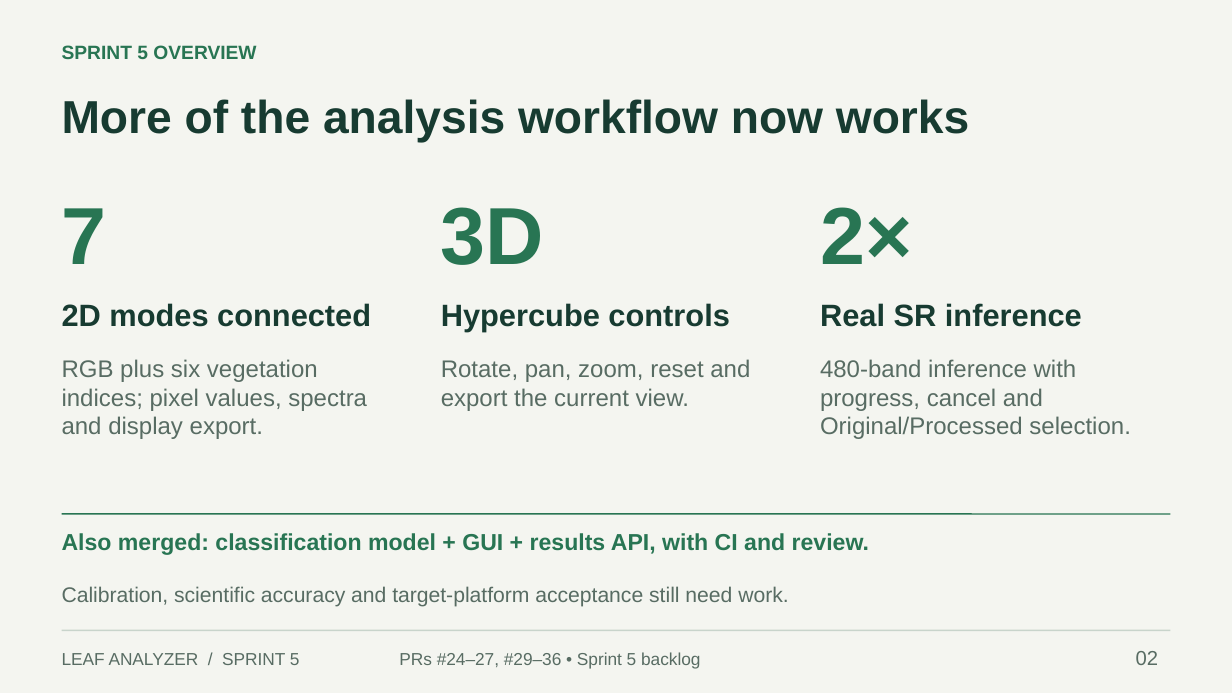
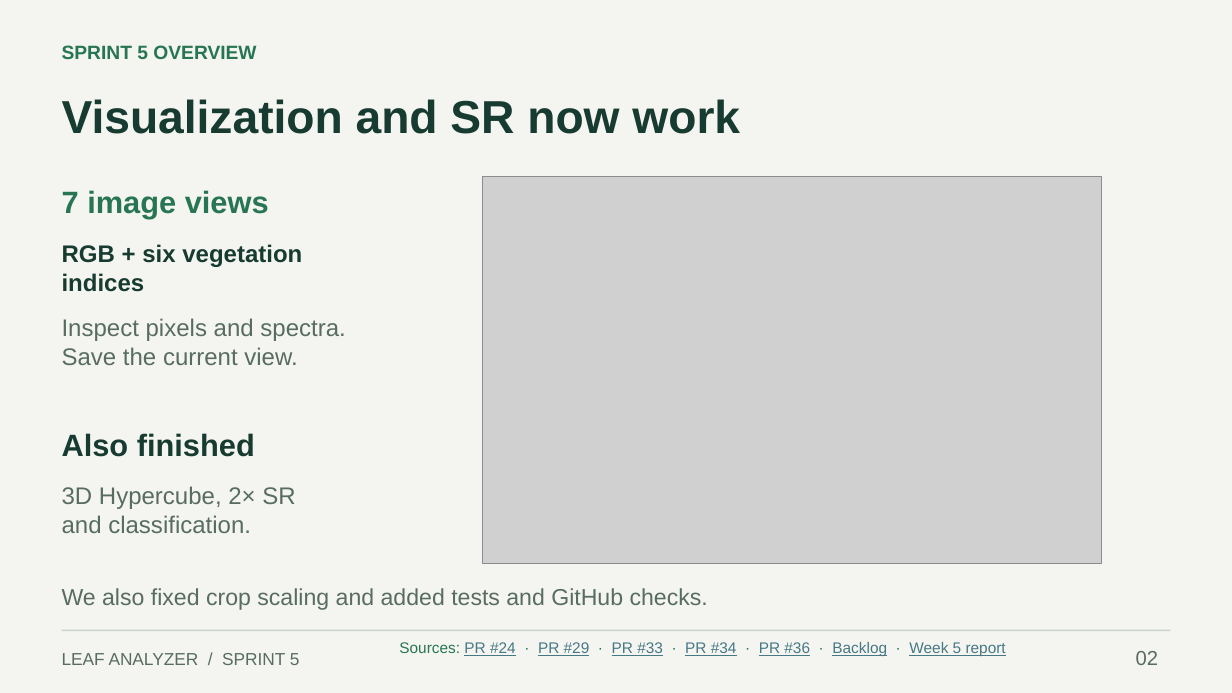
Before and after one commit to Techlauncher-LeafAnalyzer/Hyperspectral-Image-Inspector, a slide deck: slide 2 of docs/presentations/Sprint-5-Review.pptx. Drawn at 1232x693 pixels with LibreOffice and Linux fonts; fonts in the diff are those of the drawing; grey boxes stand for pictures. Boxes give left, top, right and bottom in pixels: in the first picture for what was removed or moved away, otherwise in the second. Text is boxed around its words. In the diff, an @@ line names an element or a change of style, - is before the commit and + after.

Commit message:
docs: simplify sprint review and add linked visual evidence

```diff
--- a/docs/presentations/Sprint-5-Review.pptx
+++ b/docs/presentations/Sprint-5-Review.pptx
@@ text at box(62, 99, 740, 134): text changed @@
-More of the analysis workflow now works
+Visualization and SR now work
@@ picture added at box(482, 177, 1102, 564) @@
@@ text at box(62, 190, 269, 219): text changed; size 63 to 24 pt @@
-7
+7 image views
@@ text removed at box(441, 207, 544, 265) @@
-3D
@@ text removed at box(820, 207, 912, 264) @@
-2×
@@ text at box(62, 244, 302, 292): text changed; size 24 to 18.8 pt @@
-2D modes connected
+RGB + six vegetation indices
@@ text at box(62, 318, 345, 365): text changed @@
-RGB plus six vegetation indices; pixel values, spectra and display export.
+Inspect pixels and spectra.
+Save the current view.
@@ text removed at box(441, 303, 729, 331) @@
-Hypercube controls
@@ text removed at box(820, 303, 1082, 327) @@
-Real SR inference
@@ text removed at box(441, 359, 750, 411) @@
-Rotate, pan, zoom, reset and export the current view.
@@ text added at box(62, 433, 255, 457), 24 pt, text #173B31, bold @@
+Also finished
@@ text at box(62, 486, 295, 533): text changed @@
-480-band inference with progress, cancel and Original/Processed selection.
+3D Hypercube, 2× SR
+and classification.
@@ line removed from (62, 514) to (1171, 514) @@
@@ text removed at box(62, 533, 869, 555) @@
-Also merged: classification model + GUI + results API, with CI and review.
@@ text at box(62, 588, 708, 610): text changed; size 16.5 to 18 pt @@
-Calibration, scientific accuracy and target-platform acceptance still need work.
+We also fixed crop scaling and added tests and GitHub checks.
@@ text at box(399, 642, 1006, 656): text changed; size 13.5 to 12 pt; text colour #586C63 to #467886 @@
-PRs #24–27, #29–36 • Sprint 5 backlog
+Sources: PR #24 · PR #29 · PR #33 · PR #34 · PR #36 · Backlog · Week 5 report
```
Also in this commit, not shown: 10 other slides changed, 3 slides added, 3 slides removed, 1 other file.
